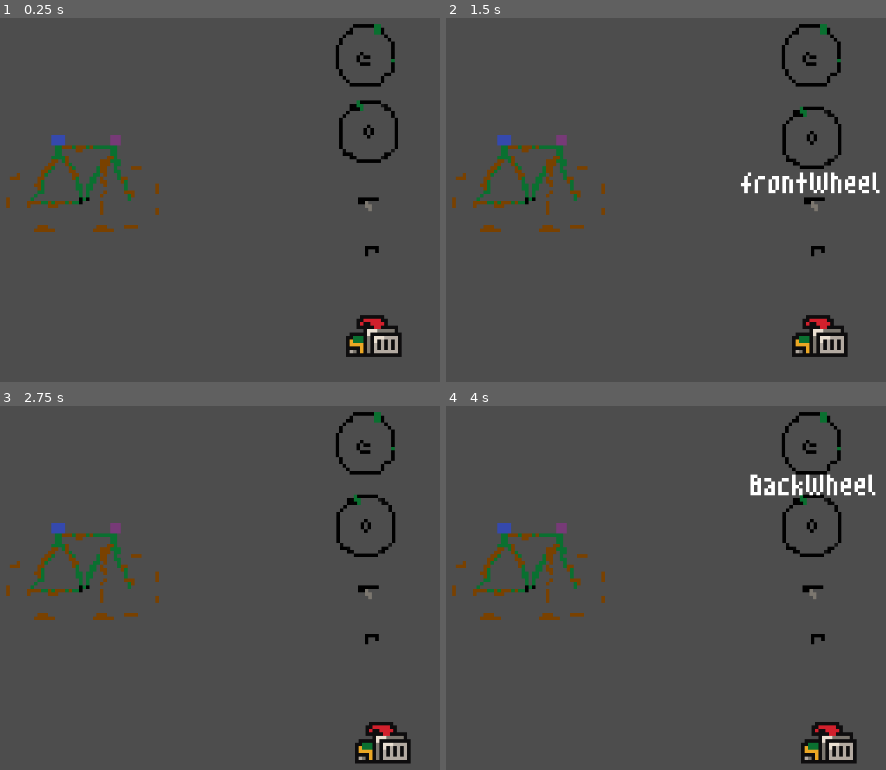
Above: before the commit, frames 1-4 (two rows, left to right).
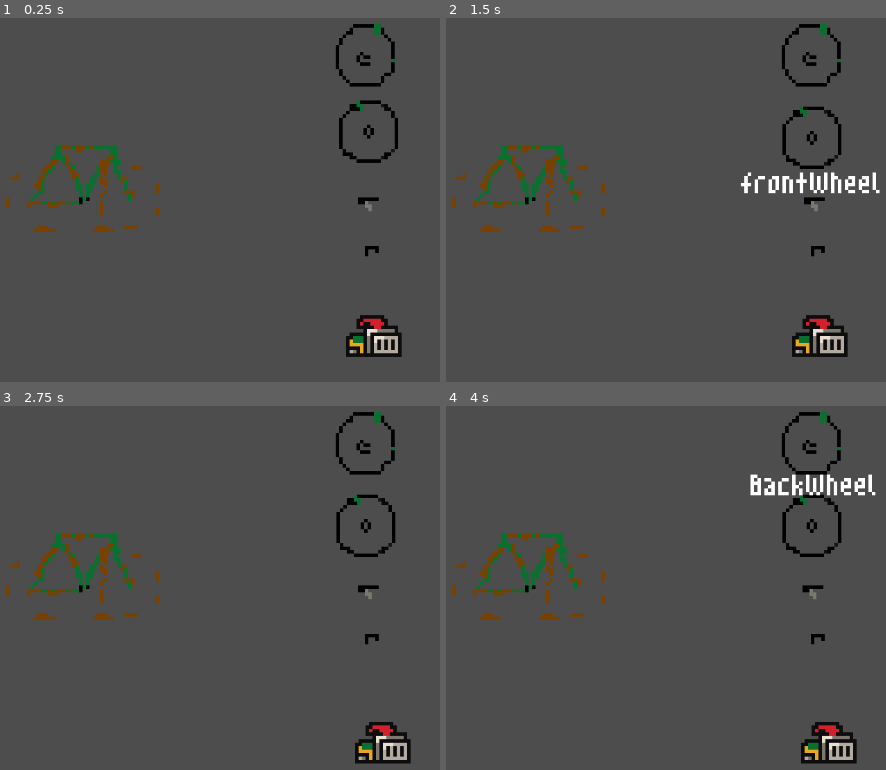
Above: after the commit, the same moments.

Repository: javierrcalvete/bikeShop
Game: Godot game, scene res://scenes/game.tscn
Two runs of this game, one before a commit and one after it. Both use one fixed random seed, a clock stepped at 60 frames per second and the inputs below.
Inputs (mouse positions are in pixels of both pictures, inside the frame that each line leads up to):
- Up to frame 1 (0.25 s): no input
- Up to frame 2 (1.5 s): tap Enter at 0.5 s; move the mouse to (529, 189) at 0.52 s; click (529, 189) at 0.6 s; tap Space at 1.25 s; move the mouse to (811, 130) at 1.27 s; click (811, 130) at 1.35 s
- Up to frame 3 (2.75 s): tap Enter at 2 s; move the mouse to (374, 722) at 2.02 s; click (374, 722) at 2.1 s
- Up to frame 4 (4 s): tap Space at 2.75 s; move the mouse to (815, 591) at 2.77 s; click (815, 591) at 2.85 s; tap Enter at 3.5 s; move the mouse to (811, 442) at 3.52 s; click (811, 442) at 3.6 s

The runs differ from the first frame. In frame 1, 0.2% of the frame differs, in the area x 11-28%, y 32-36%; in frame 2, 0.2%; in frame 3, 0.2%; in frame 4, 0.2%.

Commit message:
made invisible/visible area to put saddle and handlebar with a match

Diff:
--- a/scenes/handlebar.tscn
+++ b/scenes/handlebar.tscn
@@ -48,7 +48,6 @@
 
 [connection signal="area_entered" from="." to="." method="_on_area_entered"]
 [connection signal="area_exited" from="." to="." method="_on_area_exited"]
-[connection signal="area_shape_entered" from="." to="." method="_on_area_shape_entered"]
 [connection signal="input_event" from="." to="." method="_on_input_event"]
 [connection signal="mouse_entered" from="." to="." method="_on_mouse_entered"]
 [connection signal="mouse_exited" from="." to="." method="_on_mouse_exited"]
--- a/scenes/saddle.tscn
+++ b/scenes/saddle.tscn
@@ -41,7 +41,6 @@
 theme_override_font_sizes/font_size = 16
 text = "Saddle"
 
-[connection signal="area_entered" from="." to="." method="_on_area_entered"]
 [connection signal="area_exited" from="." to="." method="_on_area_exited"]
 [connection signal="area_shape_entered" from="." to="." method="_on_area_shape_entered"]
 [connection signal="input_event" from="." to="." method="_on_input_event"]
--- a/scripts/bike.gd
+++ b/scripts/bike.gd
@@ -1,8 +1,9 @@
 extends Node2D
 @onready var game_manager = %GameManager
 @onready var handleBar_area = $HandleBarArea2D
+@onready var saddle_area = $SaddleBikeArea2D
 
-var name_bikePart_grabbed
+
 
 # Called when the node enters the scene tree for the first time.
 func _ready():
@@ -11,7 +12,13 @@
 
 # Called every frame. 'delta' is the elapsed time since the previous frame.
 func _process(delta):
+	handleBar_area.visible = false
+	saddle_area.visible = false
 	if game_manager.is_mouse_busy:
-		match name_bikePart_grabbed:
-			"HandleBarArea2D":
+# when bikepart grabbed show where to put it with area
+		print(game_manager.name_bikePart_grabbed)
+		match game_manager.name_bikePart_grabbed: #HandleBar
+			'Handlebar':
 				handleBar_area.visible = true
+			'Saddle':
+				saddle_area.visible = true
--- a/scripts/handlebar.gd
+++ b/scripts/handlebar.gd
@@ -19,7 +19,8 @@
 
 		selected = true
 		game_manager.is_mouse_busy = true
-		game_manager.name_bikePart_grabbed = str(self.name)
+		game_manager.name_bikePart_grabbed = self.name
+
 		#print(game_manager.name_bikePart_grabbed)
 
 
--- a/scripts/saddle.gd
+++ b/scripts/saddle.gd
@@ -19,7 +19,7 @@
 
 		selected = true
 		game_manager.is_mouse_busy = true
-		game_manager.name_bikePart_grabbed = str(self.name)
+		game_manager.name_bikePart_grabbed = self.name
 		#print(game_manager.name_bikePart_grabbed)
 
 
